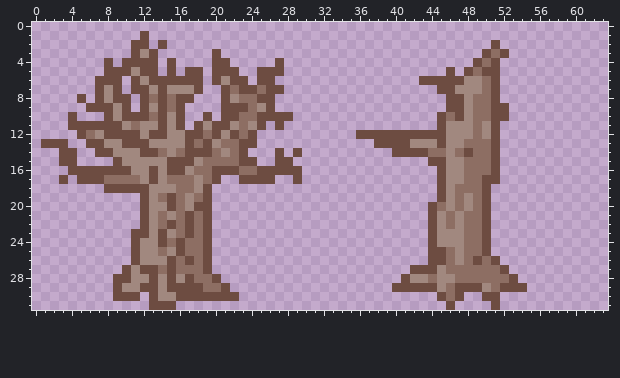
Two versions of one pixel-art sprite, sprites/game/entity/tree.png. Above is the file before it was changed.
The file is 64x32 pixels.
The result:
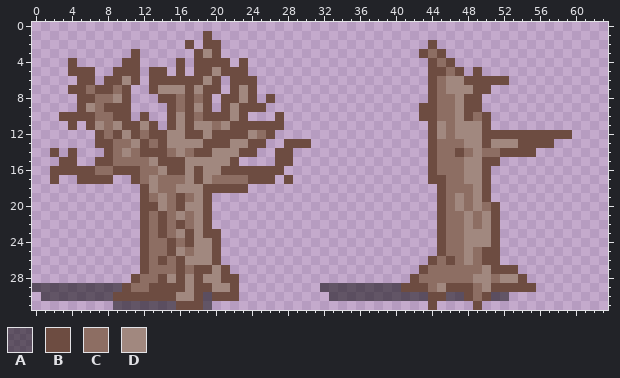
Palette (. is transparent): A #00000080  B #6d4c41  C #8d6e63  D #a1887f
Change:
Changed rows in their new state; - is an unchanged pixel.
first column x 0:
 1 ------------.------B----------------------------------------
 2 -----------..-.--B-BB-----------------------B------.--------
 3 ------------..----BD-----------------------BCB----...-------
 4 ----B---.---..-.B-BB---B---.----------------BCB--...--------
 5 ----BBB-.--B.-B.B.-BD--B-...----------------BBCB.B..--------
 6 -----BB.--D-.------D-.--B..----------------.-CDDBBB-B-------
 7 ----BBC-BCB..BD--BDBB.BD-...----------------BCD--BB.--------
 8 ------BCCD--..-BC-CB--BDB.------------------BCCDBB..--------
 9 -----BDC-B--...BCBDB--D-BB.----------------BBCCDBB...-------
10 ---B-BBCCB-.-..BDBC-B-DB...-.--------------BBC-DB-B..-------
11 -----.-DCDBB-B.BDBD-CDBBB-B-----------------BDC--DB.--------
12 -----..BC-D-C------D-B-BDCB---------........-DC--DB-BBBBBBBB
13 -...--.-BCCD-CB--DD-BBDD-B--BBB-------......BCCCDDBDDDBBBB--
14 --B.---.-C-C--BCDC--D-D-B---B.----------....B-CBCD-CBBBB----
15 -------BBCCCC-B--D-DDDB..--------------------CCCDDB---------
16 --BB---CC--BCC----BDD--BB---..--------------BCCCDDB.--------
17 --B.----B..BCDC--DBDCCCC----B.--------------B-CCDD-.--------
18 --------....--CCDD--BBBB----------------------C--D----------
19 -------------CDCBCD---------------------------CDCD----------
20 -------------B-CB-D-------------------------.BCDCDCB--------
21 -------------CBCDCD-------------------------.B-CD-DB--------
22 -------------CBCBCD-------------------------.B-CD-DB--------
23 -----------.-C-CD-D-B-----------------------.BCCDDDB--------
24 -----------.BCCBCBDDB-----------------------.BCCDDDB--------
25 -----------.BC-BD-DDB-----------------------.--CD--B--------
26 -----------.BCBCBDDDB------------------------CBCDCB---------
27 ----------..-C-CB-B-DB--------------------.-CC----DB-B------
28 ---------..BCCBDBDBDDBB------------------.BC-CC--DD-DDB-----
29 AAAAAAAAAABCC-B--D-BDDB---------AAAAAAAAA---C-B--C-B---B----
30 -AAAAAAAA---B-BBDD-A-------------AAAAAAAAAAAB-AABC-AA-------
31 ---------AAAAAAABBBA------------------------B-.--B-.--------
